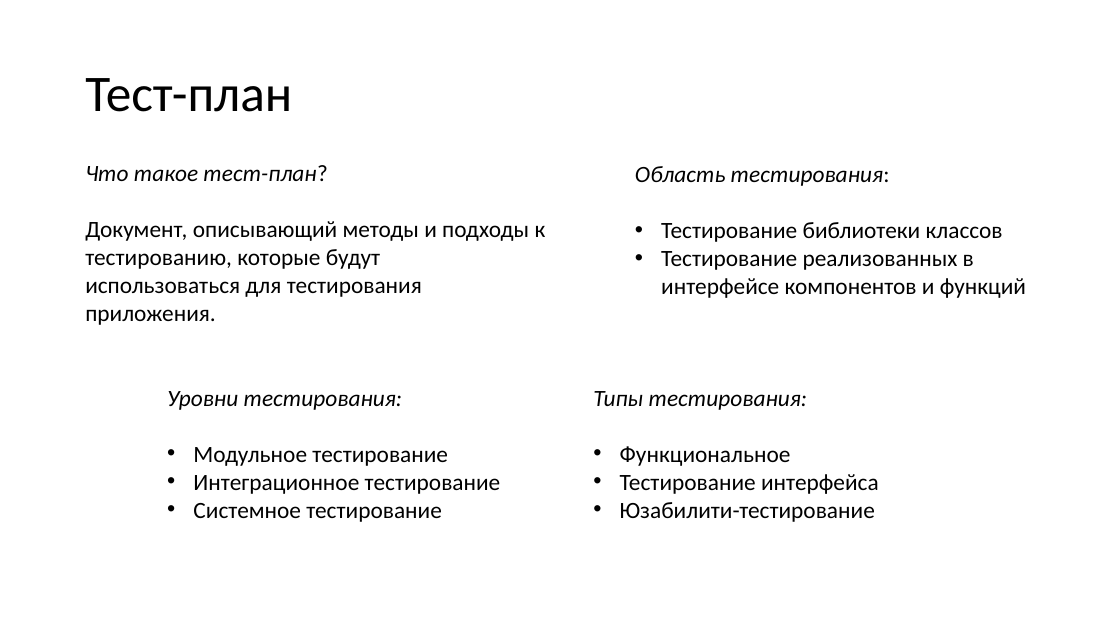
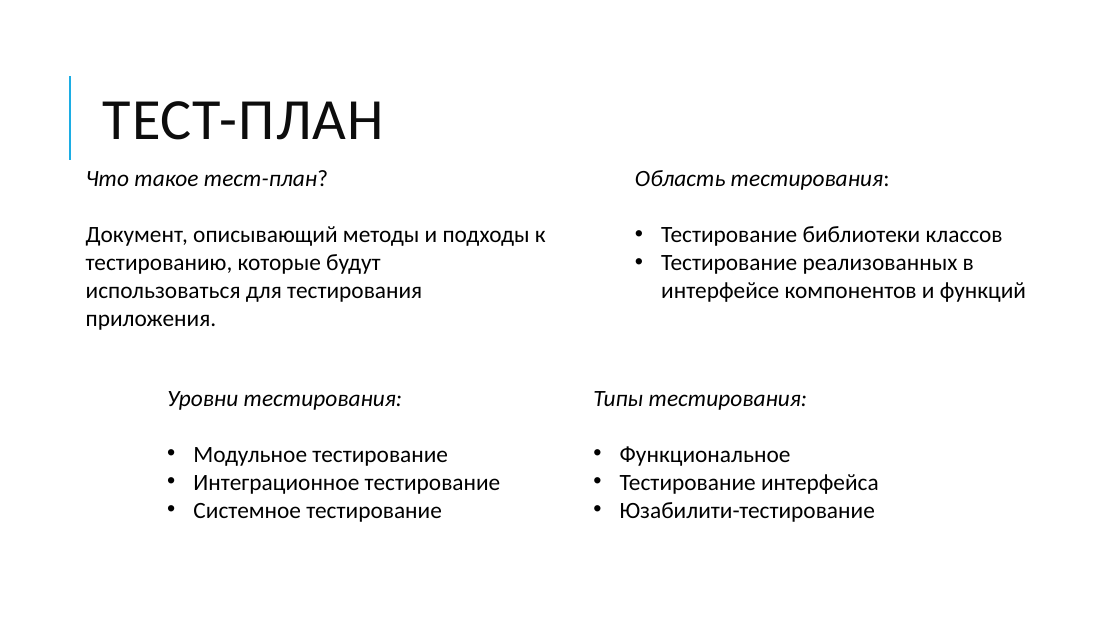
Before and after one commit to N0tilT/Timelon, a slide deck: slide 22 of docs/Timelon.pptx. Drawn at 1120x630 pixels with LibreOffice and Linux fonts; fonts in the diff are those of the drawing. Boxes give left, top, right and bottom in pixels: in the first picture for what was removed or moved away, otherwise in the second. Text is boxed around its words. In the diff, an @@ line names an element or a change of style, - is before the commit and + after.

```diff
--- a/docs/Timelon.pptx
+++ b/docs/Timelon.pptx
@@ line added from (70, 160) to (70, 76), #1CADE4 1.5 pt @@
@@ title at [102, 101, 384, 140]: text changed; size 44 to 50 pt; text colour #000000 to #0D0D0D @@
-Тест-план
+ТЕСТ-ПЛАН
@@ text "Что такое тест-план?": place and size @@
-text "Что такое тест-план?" at [85, 165, 546, 325]
+text "Что такое тест-план?" at [86, 170, 546, 330]
@@ text "Область тестирования:": place and size @@
-text "Область тестирования:" at [635, 166, 1026, 298]
+text "Область тестирования:" at [635, 170, 1026, 302]
```
Also in this commit, not shown: 24 other slides changed.
